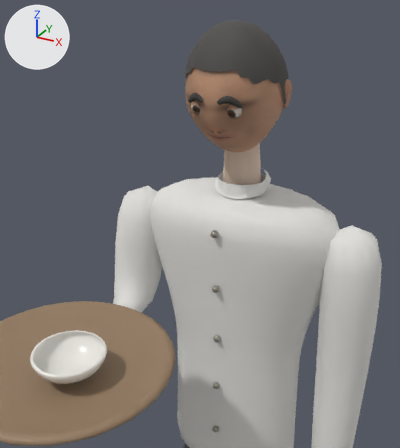
Before and after pictures for a commit that changed the Blender file blender/out/waiter.blend.
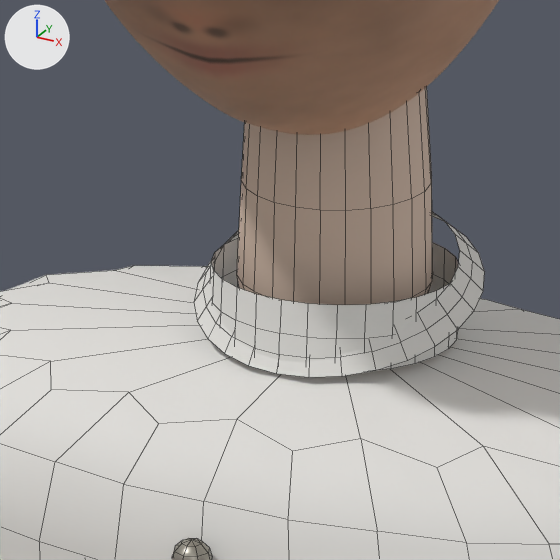
Each version appears first from a camera (50 mm lens) standing at (0.363, -0.804, 1.787) and looking at (-0.029, -0.093, 1.432), and next in a close-up on the part from 44% to 71% of the width and 28% to 52% of the height. Arrows for +X, +Y and +Z are at upper left; the lights stay in place. The older version's two pictures come first. The close-ups show mesh edges as thin lines.

In view in the first close-up: 'Collar', 'Head', 'Neck', 'Torso' and 1 more.
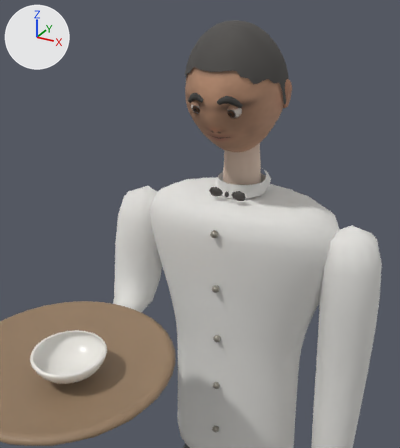
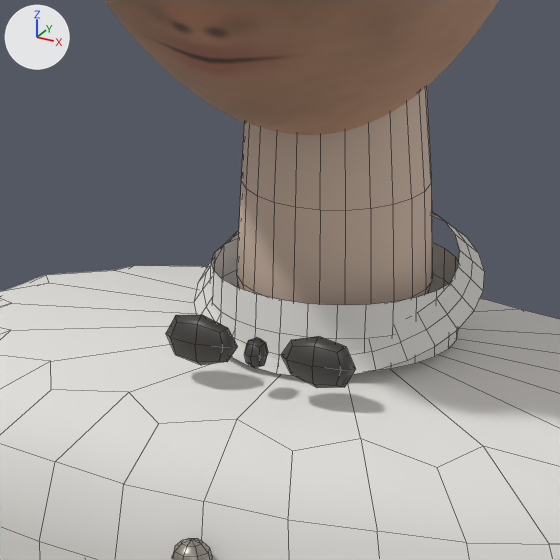
Diff of the bpy script that builds the scene:
```diff
--- a/blender/out/waiter.blend.py
+++ b/blender/out/waiter.blend.py
@@ me_bowknot @@
+me_bowknot.from_pydata(...)  # a box spanning x -0.0045..0.0045, y -0.06134..-0.05234, z 1.46928..1.48128
+me_bowknot.polygons.foreach_set('use_smooth', [True] * 6)
+me_bowknot.materials.append(mat_waiter_shoe)  # dark grey #45423f
@@ me_bowwing_001 @@
+me_bowwing_001.from_pydata([(0.005, -0.0598, 1.4673), (0.005, -0.0598, 1.4833), (0.005, -0.0498, 1.4673), (0.005, -0.0498, 1.4833), (0.035, -0.0598, 1.4633), (0.035, -0.0598, 1.4873), (0.035, -0.0498, 1.4633), (0.035, -0.0498, 1.4873)], [], [(0, 1, 3, 2), (2, 3, 7, 6), (6, 7, 5, 4), (4, 5, 1, 0), (2, 6, 4, 0), (7, 3, 1, 5)])
+me_bowwing_001.polygons.foreach_set('use_smooth', [True] * 6)
+me_bowwing_001.materials.append(mat_waiter_shoe)  # dark grey #45423f
@@ me_bowwing @@
+me_bowwing.from_pydata([(-0.035, -0.0598, 1.4633), (-0.035, -0.0598, 1.4873), (-0.035, -0.0498, 1.4633), (-0.035, -0.0498, 1.4873), (-0.005, -0.0598, 1.4673), (-0.005, -0.0598, 1.4833), (-0.005, -0.0498, 1.4673), (-0.005, -0.0498, 1.4833)], [], [(0, 1, 3, 2), (2, 3, 7, 6), (6, 7, 5, 4), (4, 5, 1, 0), (2, 6, 4, 0), (7, 3, 1, 5)])
+me_bowwing.polygons.foreach_set('use_smooth', [True] * 6)
+me_bowwing.materials.append(mat_waiter_shoe)  # dark grey #45423f
@@ ob_bowknot @@
+ob_bowknot = bpy.data.objects.new('BowKnot', me_bowknot)
+ob_bowknot.parent = ob_waiter_root
+ob_bowknot.location = (0.0, 0.0, 0.0)
+_m = ob_bowknot.modifiers.new('Subsurf', 'SUBSURF')
+_m.render_levels = 1
@@ ob_bowwing_001 @@
+ob_bowwing_001 = bpy.data.objects.new('BowWing.001', me_bowwing_001)
+ob_bowwing_001.parent = ob_waiter_root
+ob_bowwing_001.location = (0.0, 0.0, 0.0)
+_m = ob_bowwing_001.modifiers.new('Subsurf', 'SUBSURF')
+_m.render_levels = 1
@@ ob_bowwing @@
+ob_bowwing = bpy.data.objects.new('BowWing', me_bowwing)
+ob_bowwing.parent = ob_waiter_root
+ob_bowwing.location = (0.0, 0.0, 0.0)
+_m = ob_bowwing.modifiers.new('Subsurf', 'SUBSURF')
+_m.render_levels = 1
```

Changed parts and their boxes (x1, y1, x2, y2) in the close-ups (560 x 560 px):
'BowWing.001', added: after (281, 336, 355, 388)
'BowWing', added: after (166, 315, 238, 365)
'BowKnot', added: after (244, 337, 268, 368)
